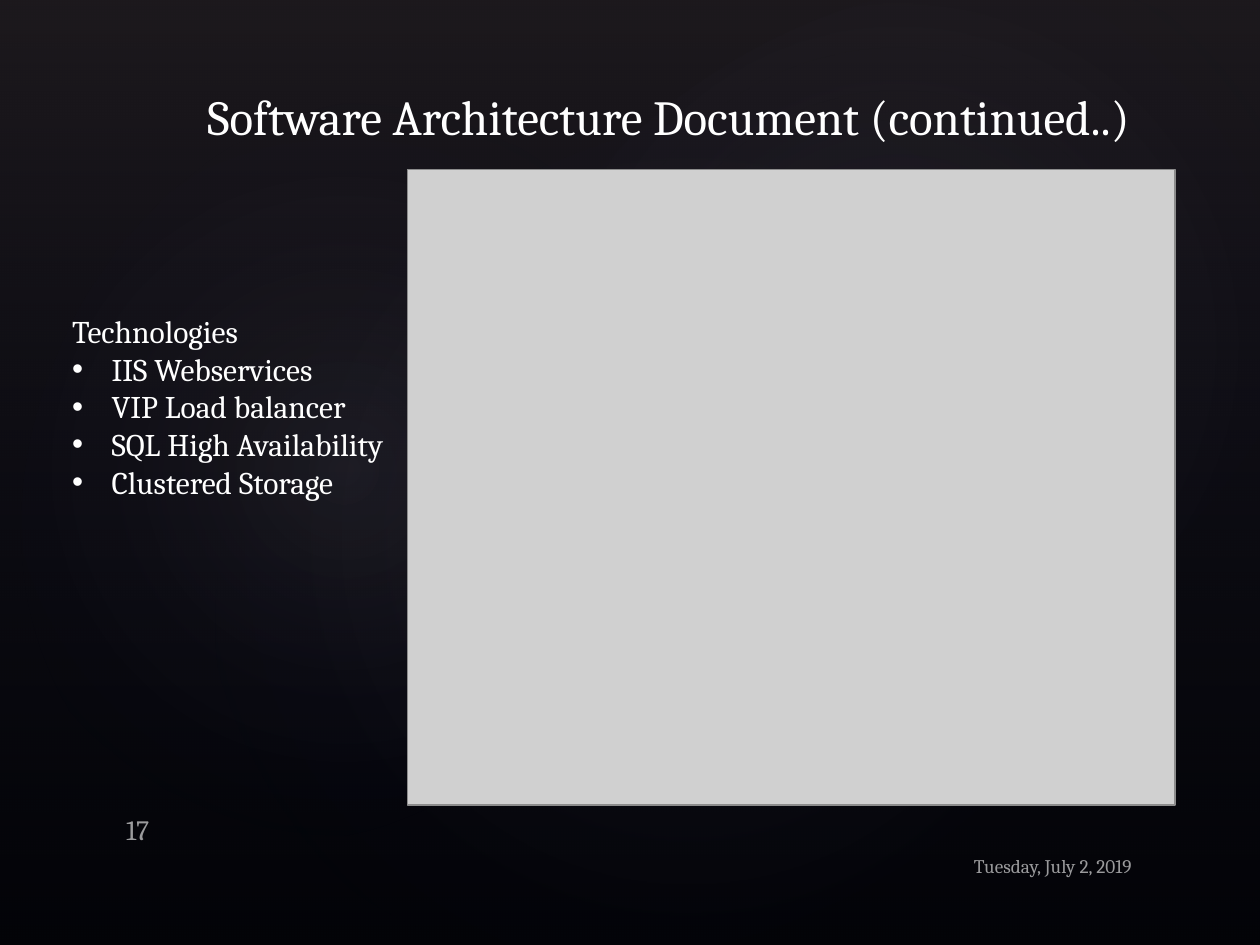
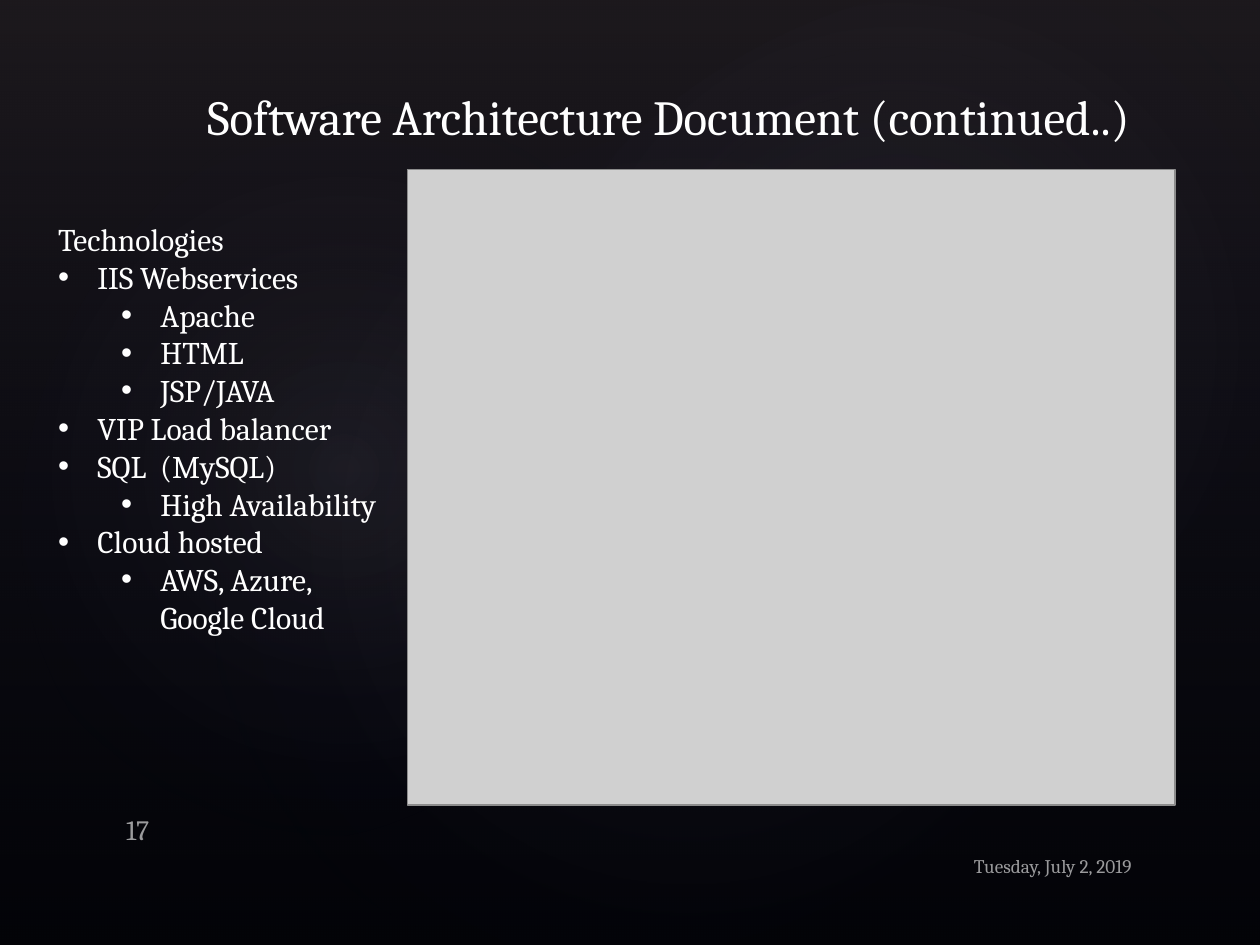
Before and after one commit to iv1660yg/MSU-ICS-370, a slide deck: slide 17 of Project_Elaboration_1.pptx. Drawn at 1260x945 pixels with LibreOffice and Linux fonts; fonts in the diff are those of the drawing; grey boxes stand for pictures; background and template pictures are left out. Boxes give left, top, right and bottom in pixels: in the first picture for what was removed or moved away, otherwise in the second. Text is boxed around its words. In the diff, an @@ line names an element or a change of style, - is before the commit and + after.

```diff
--- a/Project_Elaboration_1.pptx
+++ b/Project_Elaboration_1.pptx
@@ text "Technologies": place and size @@
-text "Technologies" at <box>72,321,383,501</box>
+text "Technologies" at <box>58,229,376,636</box>
@@ text at <box>160,305,274,408</box>: paragraphs added @@
+  • Apache
+  • HTML
+  • JSP/JAVA
@@ text at <box>97,456,376,636</box>: text changed @@
-• SQL High Availability
-• Clustered Storage
+• SQL (MySQL)
+  • High Availability
+• Cloud hosted
+  • AWS, Azure, Google Cloud
```
Also in this commit, not shown: 1 other slide changed.
